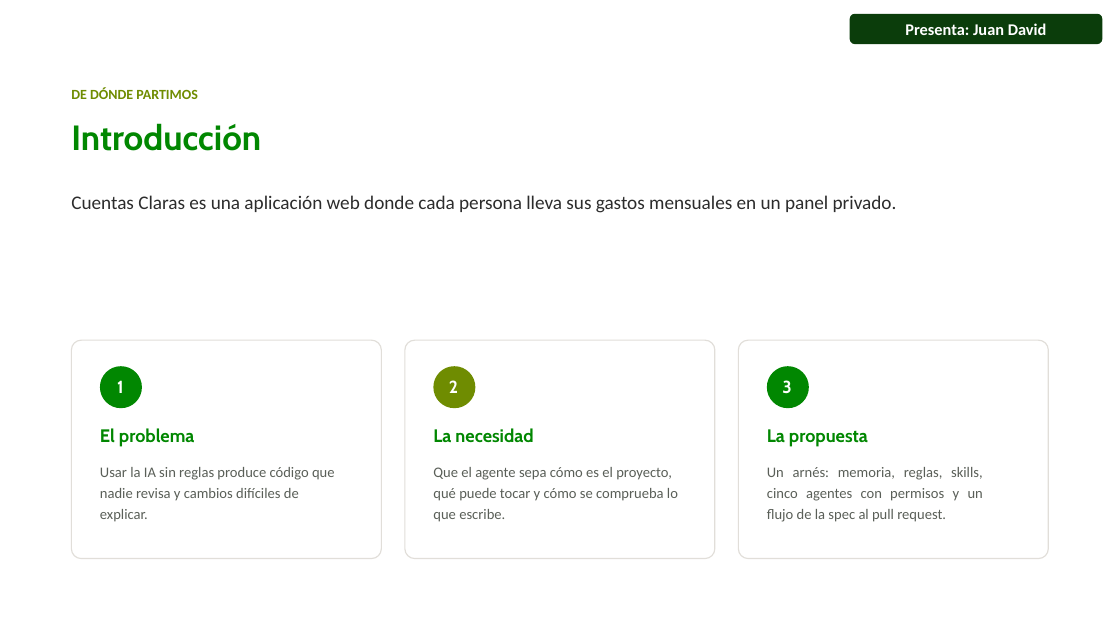
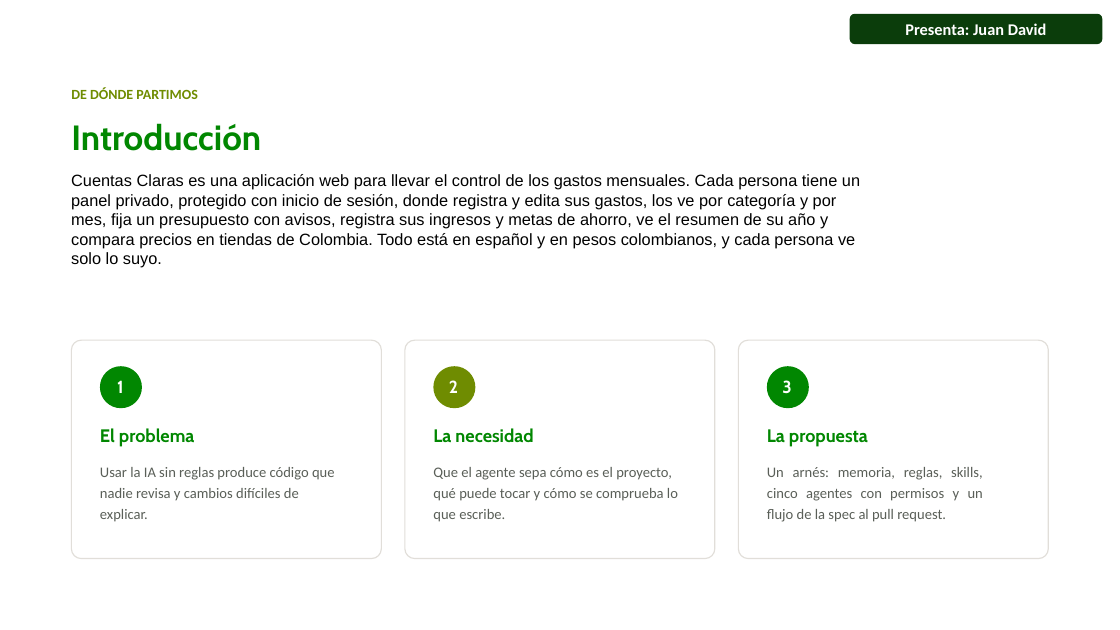
Before and after one commit to juandadevp/cuentasclaras, a slide deck: slide 2 of docs/Exposicion_Cuentas_Claras_con_responsables.pptx. Drawn at 1120x630 pixels with LibreOffice and Linux fonts; fonts in the diff are those of the drawing; background and template pictures are left out. Boxes give left, top, right and bottom in pixels: in the first picture for what was removed or moved away, otherwise in the second. Text is boxed around its words. In the diff, an @@ line names an element or a change of style, - is before the commit and + after.

```diff
--- a/docs/Exposicion_Cuentas_Claras_con_responsables.pptx
+++ b/docs/Exposicion_Cuentas_Claras_con_responsables.pptx
@@ text added at (x1=71, y1=174, x2=860, y2=268), 14 pt, text #000000 @@
+Cuentas Claras es una aplicación web para llevar el control de los gastos mensuales. Cada persona tiene un panel privado, protegido con inicio de sesión, donde registra y edita sus gastos, los ve por categoría y por mes, fija un presupuesto con avisos, registra sus ingresos y metas de ahorro, ve el resumen de su año y compara precios en tiendas de Colombia. Todo está en español y en pesos colombianos, y cada persona ve solo lo suyo.
@@ text removed at (x1=71, y1=195, x2=897, y2=213) @@
-Cuentas Claras es una aplicación web donde cada persona lleva sus gastos mensuales en un panel privado.
```
Also in this commit, not shown: 12 other slides changed, 1 slide removed, 1 other file.
